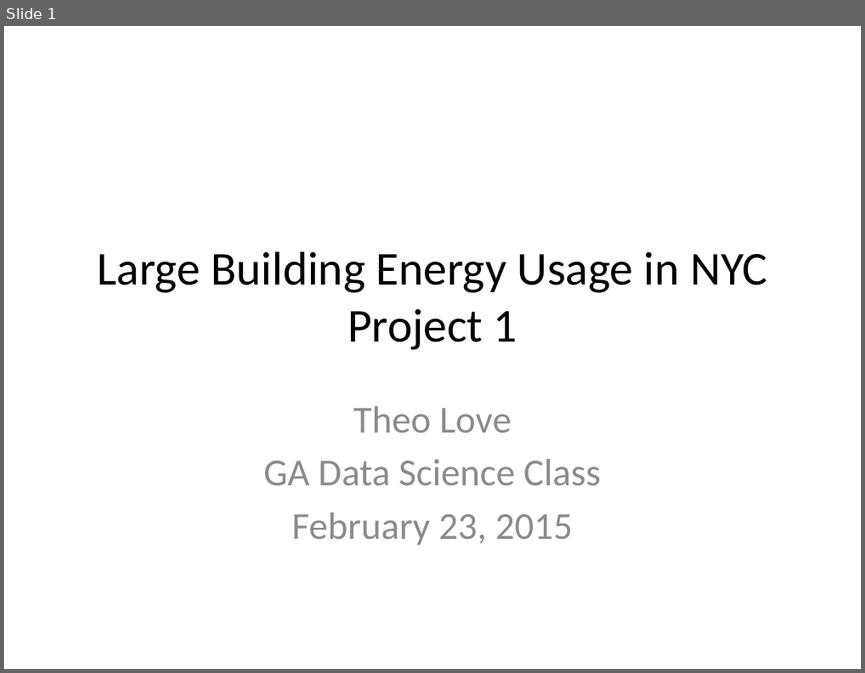
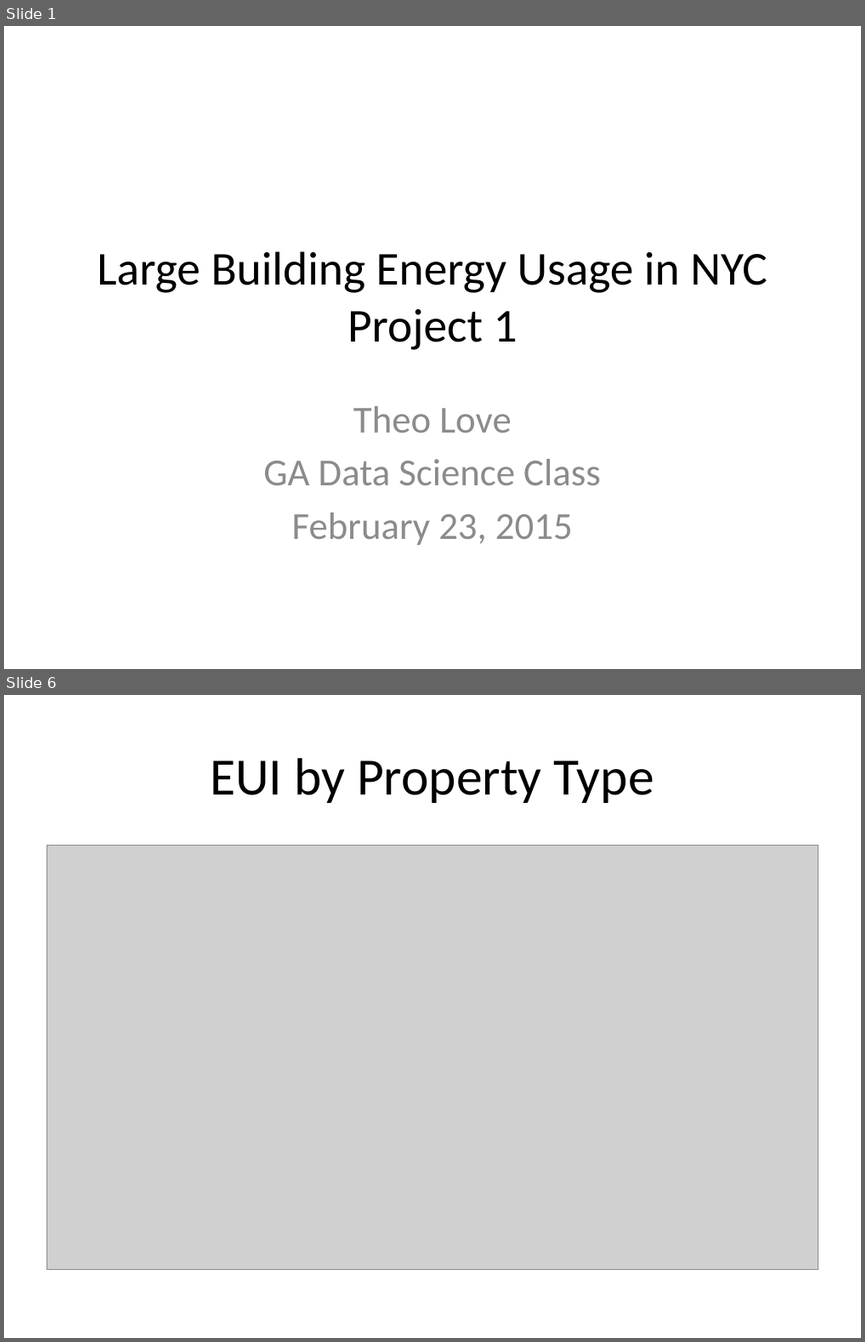
Before and after one commit to theolove/ga_project1_tlove, a slide deck: Projects/Project 1/Project1_Tlove Presentation.pptx. Shown one above the other, each under a label of ours: slide 1 before the commit, slides 1 and 6 after it; the slides between them are not shown. The pictures are 865x673 and 865x1342 pixels, drawn with LibreOffice and Linux fonts; fonts in the diff are those of the drawing; grey boxes stand for pictures. Boxes give left, top, right and bottom in pixels: in the first picture for what was removed or moved away, otherwise in the second. Text is boxed around its words. In the diff, an @@ line names an element or a change of style, - is before the commit and + after.

```diff
--- a/Projects/Project 1/Project1_Tlove Presentation.pptx
+++ b/Projects/Project 1/Project1_Tlove Presentation.pptx
@@ slide 6 added at (4, 695, 861, 1338), background #FFFFFF @@
@@ title added at (210, 758, 654, 803), 44 pt, text #000000 @@
+EUI by Property Type
@@ picture added at (46, 845, 818, 1269) @@
```
Also in this commit, not shown: 3 slides changed, 6 other slides added, 4 slides removed, 1 other file.
